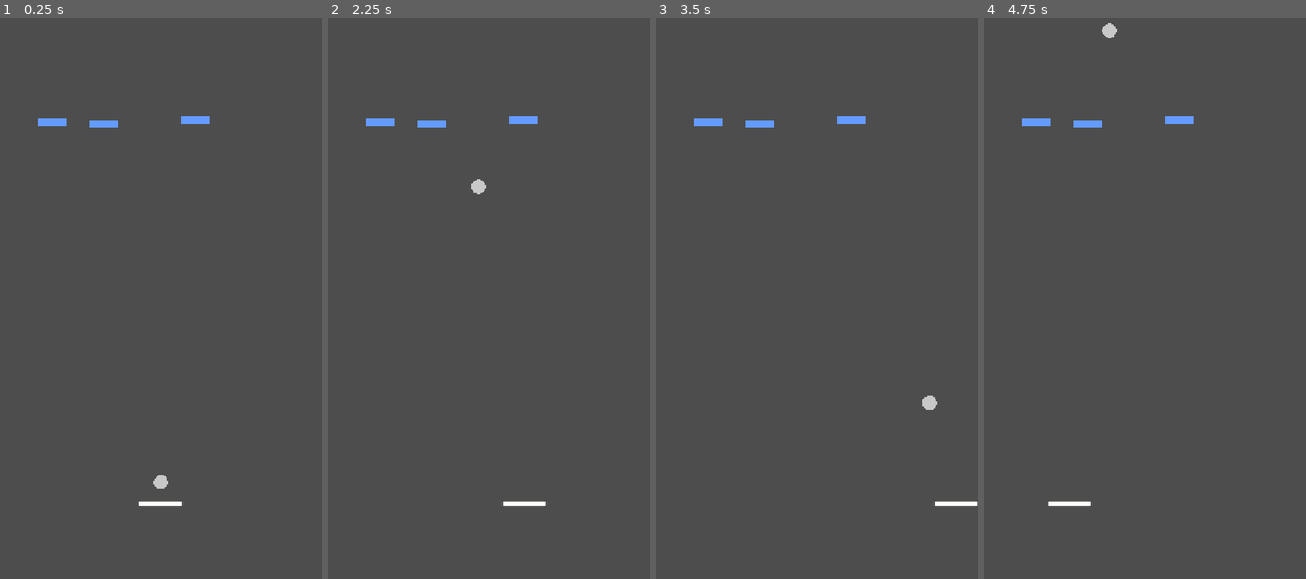
Above: before the commit, frames 1-4 (left to right).
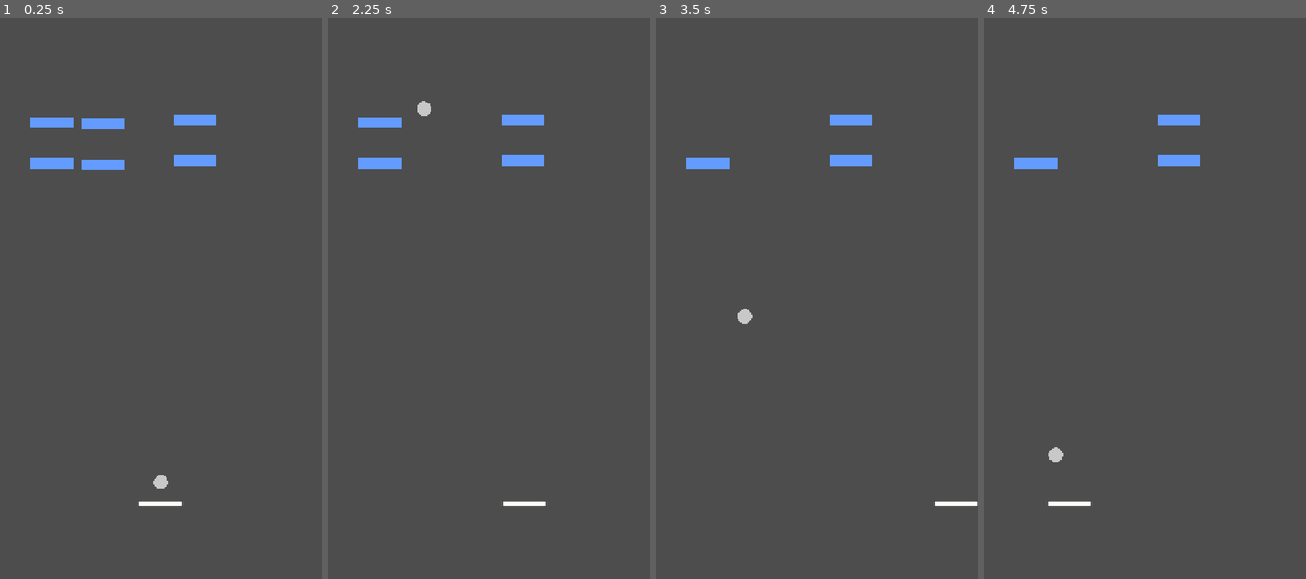
Above: after the commit, the same moments.

Repository: ItsMikeyy/BrickBreaker
Game: Godot game, scene res://Scenes/Game.tscn
Two runs of this game, one before a commit and one after it. Both use one fixed random seed, a clock stepped at 60 frames per second and the inputs below.
Inputs:
- Up to frame 1 (0.25 s): no input
- Up to frame 2 (2.25 s): tap Enter at 0.5 s; hold Right (RIGHT) 0.53-1.28 s; tap Space (LAUNCH) at 0.6, 1.35, 2.1 s; hold Left (LEFT) 1.28-2.03 s; hold Right (RIGHT) from 2.03 s (still down)
- Up to frame 3 (3.5 s): keep holding Right (RIGHT); tap Space (LAUNCH) at 2.85 s
- Up to frame 4 (4.75 s): release Right (RIGHT) at 3.53 s; hold Left (LEFT) from 3.53 s (still down); tap Space (LAUNCH) at 3.6, 4.35 s

The runs differ from the first frame. In frame 1, 1.2% of the frame differs, in the area x 9-68%, y 17-28%; in frame 2, 1.1%; in frame 3, 1.1%; in frame 4, 1.1%.

Commit message:
added brick logic

Diff:
--- a/Scenes/Ball.tscn
+++ b/Scenes/Ball.tscn
@@ -1,7 +1,7 @@
 [gd_scene load_steps=5 format=3 uid="uid://cwg2vb2h4tkto"]
 
 [ext_resource type="Texture2D" uid="uid://brqnxp86yea8f" path="res://Assets/Sprites/ball.png" id="1_7nh6h"]
-[ext_resource type="Script" uid="uid://b1q6c5s2g8eoy" path="res://Scenes/Ball.gd" id="1_eb1ap"]
+[ext_resource type="Script" uid="uid://b1q6c5s2g8eoy" path="res://Scripts/Ball.gd" id="1_eb1ap"]
 
 [sub_resource type="PhysicsMaterial" id="PhysicsMaterial_7nh6h"]
 friction = 0.0
@@ -14,6 +14,8 @@
 physics_material_override = SubResource("PhysicsMaterial_7nh6h")
 gravity_scale = 0.0
 lock_rotation = true
+contact_monitor = true
+max_contacts_reported = 4
 script = ExtResource("1_eb1ap")
 
 [node name="Sprite2D" type="Sprite2D" parent="."]
@@ -21,3 +23,5 @@
 
 [node name="CollisionShape2D" type="CollisionShape2D" parent="."]
 shape = SubResource("CircleShape2D_eb1ap")
+
+[connection signal="body_entered" from="." to="." method="_on_body_entered"]
--- a/Scenes/Brick.tscn
+++ b/Scenes/Brick.tscn
@@ -1,17 +1,18 @@
-[gd_scene load_steps=4 format=3 uid="uid://bbpgh0hbwb6my"]
+[gd_scene load_steps=4 format=3 uid="uid://bf3jp1pd052c4"]
 
-[ext_resource type="Script" uid="uid://it5w58tx7vtx" path="res://Assets/Sprites/Brick.gd" id="1_w0hh0"]
+[ext_resource type="Script" uid="uid://it5w58tx7vtx" path="res://Scripts/Brick.gd" id="1_lskvi"]
 [ext_resource type="Texture2D" uid="uid://vryujf0nbl3f" path="res://Assets/Sprites/brick1.png" id="2_lskvi"]
 
-[sub_resource type="RectangleShape2D" id="RectangleShape2D_lskvi"]
-size = Vector2(68, 20)
+[sub_resource type="RectangleShape2D" id="RectangleShape2D_dkunl"]
+size = Vector2(98, 29)
 
 [node name="Brick" type="StaticBody2D"]
-script = ExtResource("1_w0hh0")
+script = ExtResource("1_lskvi")
 
 [node name="Sprite2D" type="Sprite2D" parent="."]
-scale = Vector2(2, 2)
+scale = Vector2(3, 3)
 texture = ExtResource("2_lskvi")
 
 [node name="CollisionShape2D" type="CollisionShape2D" parent="."]
-shape = SubResource("RectangleShape2D_lskvi")
+position = Vector2(-1, 0.5)
+shape = SubResource("RectangleShape2D_dkunl")
--- a/Scenes/Game.tscn
+++ b/Scenes/Game.tscn
@@ -37,3 +37,15 @@
 [node name="Brick3" parent="Bricks" instance=ExtResource("4_kldst")]
 position = Vector2(435, 255)
 brick_texture = ExtResource("5_b2bpf")
+
+[node name="Brick4" parent="Bricks" instance=ExtResource("4_kldst")]
+position = Vector2(115, 351)
+brick_texture = ExtResource("5_b2bpf")
+
+[node name="Brick5" parent="Bricks" instance=ExtResource("4_kldst")]
+position = Vector2(230, 354)
+brick_texture = ExtResource("5_b2bpf")
+
+[node name="Brick6" parent="Bricks" instance=ExtResource("4_kldst")]
+position = Vector2(435, 346)
+brick_texture = ExtResource("5_b2bpf")
--- a/Scenes/Paddle.tscn
+++ b/Scenes/Paddle.tscn
@@ -1,6 +1,6 @@
 [gd_scene load_steps=4 format=3 uid="uid://uge3nll2l7pn"]
 
-[ext_resource type="Script" uid="uid://c2mle3d1pb5a2" path="res://Scenes/Paddle.gd" id="1_1u0e0"]
+[ext_resource type="Script" uid="uid://c2mle3d1pb5a2" path="res://Scripts/Paddle.gd" id="1_1u0e0"]
 [ext_resource type="Texture2D" uid="uid://bqw4pwchb1dwn" path="res://Assets/Sprites/paddle.png" id="1_8wypp"]
 
 [sub_resource type="CapsuleShape2D" id="CapsuleShape2D_1u0e0"]
--- a/Scenes/Ball.gd
+++ b/Scripts/Ball.gd
@@ -12,3 +12,9 @@
 
 func _physics_process(delta):
 	linear_velocity = linear_velocity.normalized() * BALL_SPEED
+
+
+
+func _on_body_entered(body: Node) -> void:
+	if body is Brick:
+		body.queue_free()
--- a/Assets/Sprites/Brick.gd
+++ b/Scripts/Brick.gd
@@ -1,4 +1,6 @@
 extends StaticBody2D
+
+class_name Brick
 
 @onready var brick_sprite: Sprite2D = $Sprite2D
 @export var brick_texture: Texture2D
Not shown: 1 places in Scenes/Game.tscn that only renumber resources
Renamed: Scenes/Ball.gd.uid -> Scripts/Ball.gd.uid
Renamed: Assets/Sprites/Brick.gd.uid -> Scripts/Brick.gd.uid
Renamed: Scenes/Paddle.gd -> Scripts/Paddle.gd
Renamed: Scenes/Paddle.gd.uid -> Scripts/Paddle.gd.uid
